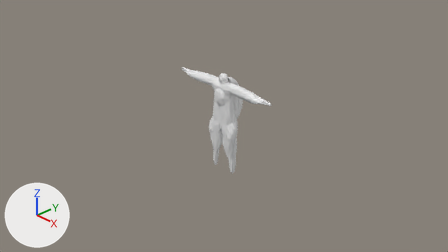
Renders of the Blender file maybraid/art/characters/spines/snail_back_full_exo.blend from each side of a commit.
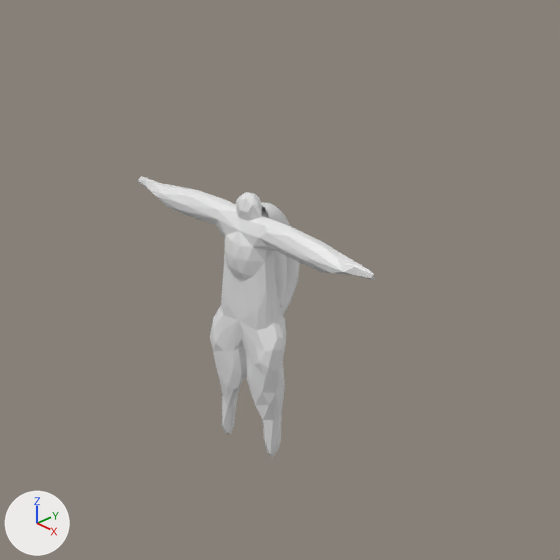
There are two pictures of each version: one from the file's camera 'Camera', one close up on the part from 29% to 76% of the width and 0% to 84% of the height. Every picture has the same lights, and +X, +Y and +Z are marked at lower left. The first two pictures are the older version.

Names of what the first close-up shows: 'BézierCurve', 'BézierCurve.001'.
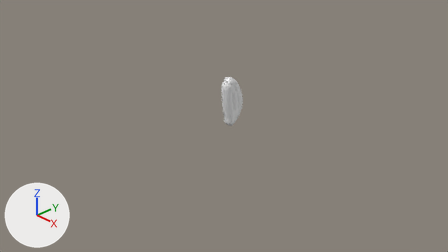
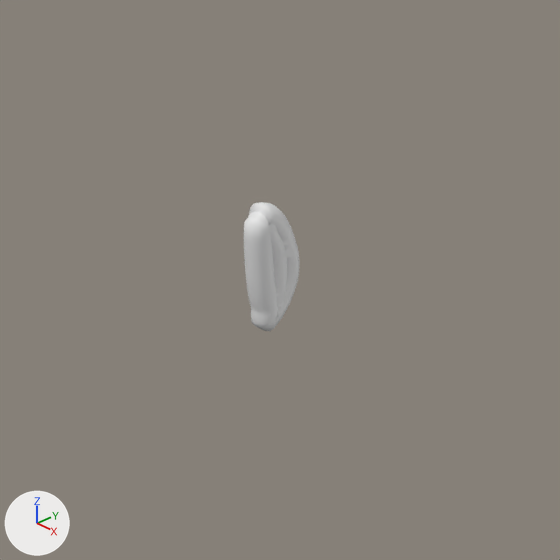
The change, as a list of edits to the scene's bpy script:
```text
Remove ob_béziercurve:
    ob_béziercurve = bpy.data.objects.new('BézierCurve', me_béziercurve_002)
    ob_béziercurve.location = (0.0, 0.0, 0.0)
```

What differs and where, as boxes (x1, y1, x2, y2) in the close-ups (560 x 560 px):
'BézierCurve', deleted: before (138, 176, 374, 458)
'BézierCurve.001', unchanged, uncovered by the edit: before (261, 202, 300, 316); after (243, 202, 300, 332)
